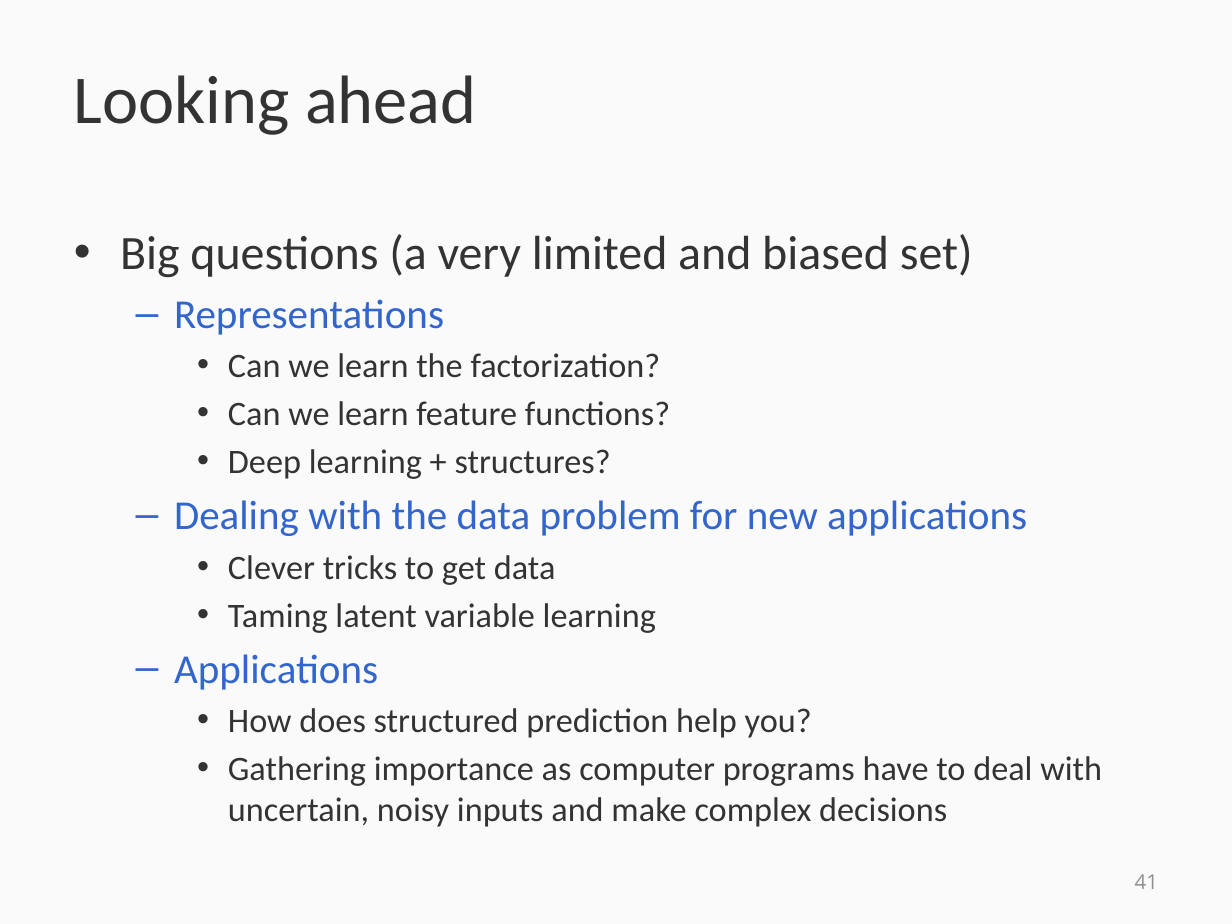
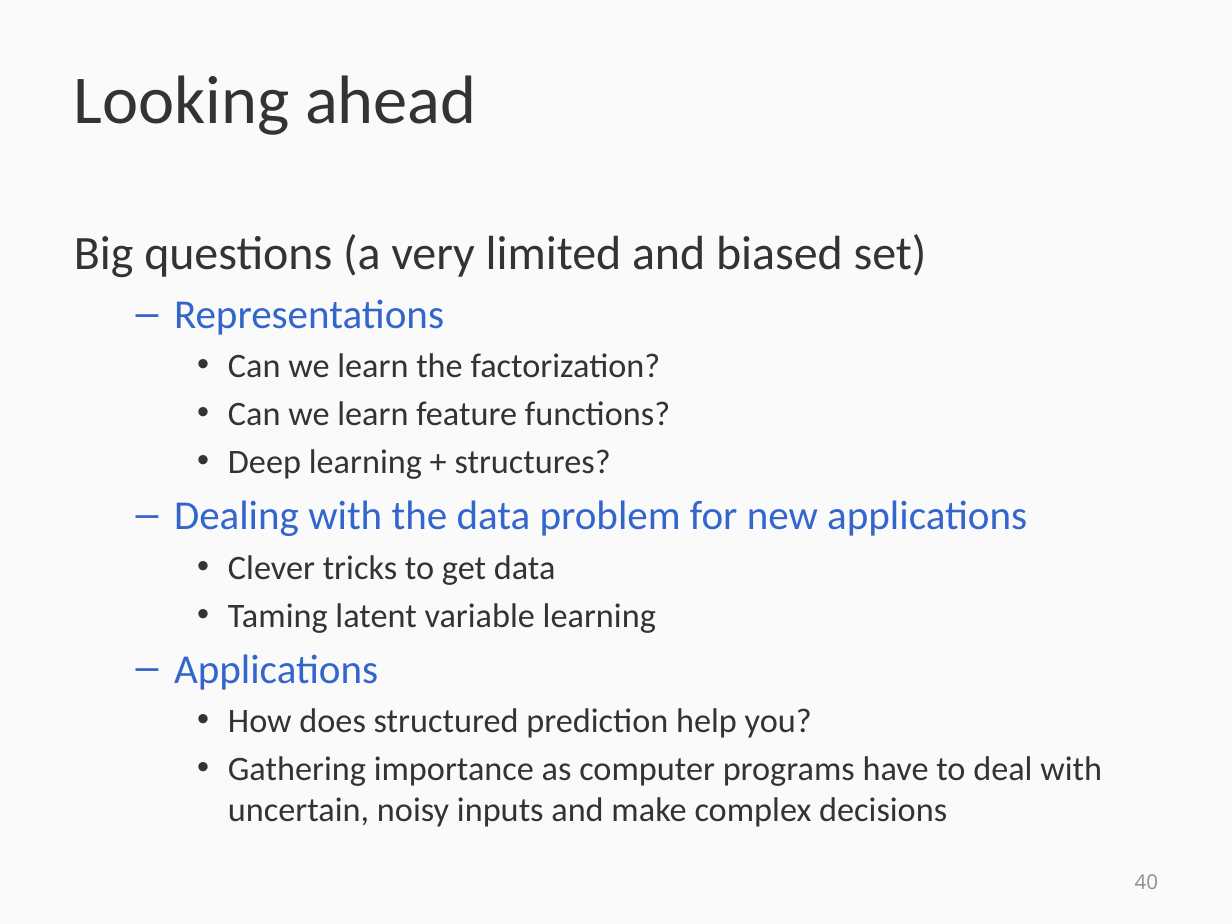
Before and after one commit to svivek/structured-prediction, a slide deck: slide 40 of slides/final/final.pptx (slide 41 before the commit). Drawn at 1232x924 pixels with LibreOffice and Linux fonts; fonts in the diff are those of the drawing. Boxes give left, top, right and bottom in pixels: in the first picture for what was removed or moved away, otherwise in the second. Text is boxed around its words. In the diff, an @@ line names an element or a change of style, - is before the commit and + after.

```diff
--- a/slides/final/final.pptx
+++ b/slides/final/final.pptx
@@ text at [74,234,927,278]: bullet • to none @@
@@ page number at [1135,874,1158,889]: text changed @@
-41
+40
```
Also in this commit, not shown: 10 other slides changed, 1 slide added, 2 slides removed, 1 other file.
